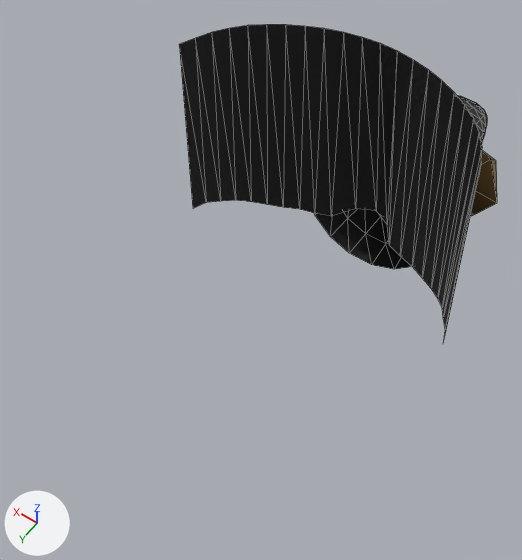
The glTF model trainer-models/wardrobe/f-mask-plague.glb as it was, and as the next commit left it.
Both versions are drawn from a 50 mm camera at (-0.128, 0.177, 1.928) aimed at (0.022, -0.032, 1.599). Arrows for +X, +Y and +Z are at lower left; the lights stay in place. The first picture is the older version. Mesh edges are drawn as thin lines. Vertices at exactly the same position are counted once.

Objects in the first picture: 'f-mask-plague'.
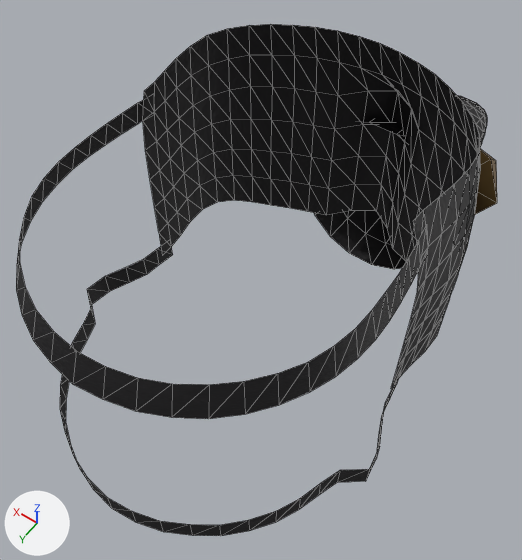
Where the change shows, as pixel boxes (x1, y1, x2, y2) in the pictures (522 x 560 px):
```json
{"object": "f-mask-plague", "change": "reshaped", "before": [179, 24, 497, 338], "after": [16, 24, 497, 536], "on screen": "51% wider, 63% taller"}
{"part": 1, "of": "me_f_mask_plague", "change": "added", "after": [16, 100, 427, 419]}
{"part": 2, "of": "me_f_mask_plague", "change": "added", "after": [60, 239, 400, 536]}
{"part": 3, "of": "me_f_mask_plague", "change": "cut back", "before": [179, 24, 482, 338], "after": [143, 24, 481, 388]}
```

Scene script edits in JSON lines:
```json
{"block": "me_f_mask_plague", "where": "# used by ob_f_mask_plague; location = (0.0, 0.0, 0.0)"}
{"op": "remove", "block": "me_f_mask_plague", "code": "me_f_mask_plague.from_pydata(...)  # 243 vertices, 410 faces; spans x -0.085..0.085, y -0.319..-0.043, z 1.538..1.727"}
{"op": "add", "block": "me_f_mask_plague", "code": "me_f_mask_plague.from_pydata(...)  # 510 vertices, 798 faces; spans x -0.089..0.089, y -0.319..0.117, z 1.538..1.727"}
{"block": "me_f_mask_plague", "change": "me_f_mask_plague part 1: a new loose piece of 62 vertices spanning x -0.077..0.077, y -0.016..0.112, z 1.705..1.719, in mat_cloth_f_mask_plague"}
{"block": "me_f_mask_plague", "change": "me_f_mask_plague part 2: a new loose piece of 62 vertices spanning x -0.089..0.089, y -0.018..0.117, z 1.598..1.612, in mat_cloth_f_mask_plague"}
{"block": "me_f_mask_plague", "change": "me_f_mask_plague part 3"}
{"block": "me_f_mask_plague", "change": "44 vertices are removed from x -0.085..0.085, y -0.124..-0.043, z 1.585..1.727"}
{"block": "me_f_mask_plague", "change": "44 faces are deleted"}
{"block": "me_f_mask_plague", "change": "124 vertices are added at x -0.08..0.08, y -0.131..-0.007, z 1.585..1.727"}
{"block": "me_f_mask_plague", "change": "22 new vertices lie (0.0, 0.0, 0.02) away from vertices in x -0.08..0.08, y -0.063..-0.009, z 1.605..1.646"}
{"block": "me_f_mask_plague", "change": "20 new vertices lie (0.0, 0.0, 0.024) away from vertices in x -0.057..0.057, y -0.131..-0.093, z 1.585..1.632"}
{"block": "me_f_mask_plague", "change": "9 new vertices lie (0.0, 0.0, 0.024) away from vertices in x -0.047..0.047, y -0.131..-0.1, z 1.656"}
{"block": "me_f_mask_plague", "change": "6 new vertices lie (0.0, 0.0, 0.023) away from vertices in x -0.066..0.066, y -0.093..-0.085, z 1.592..1.659"}
{"block": "me_f_mask_plague", "change": "6 new vertices lie (0.0, 0.0, 0.021) away from vertices in x -0.077..0.077, y -0.075..-0.063, z 1.598..1.644"}
{"block": "me_f_mask_plague", "change": "312 new faces join them, mat_cloth_f_mask_plague"}
```
